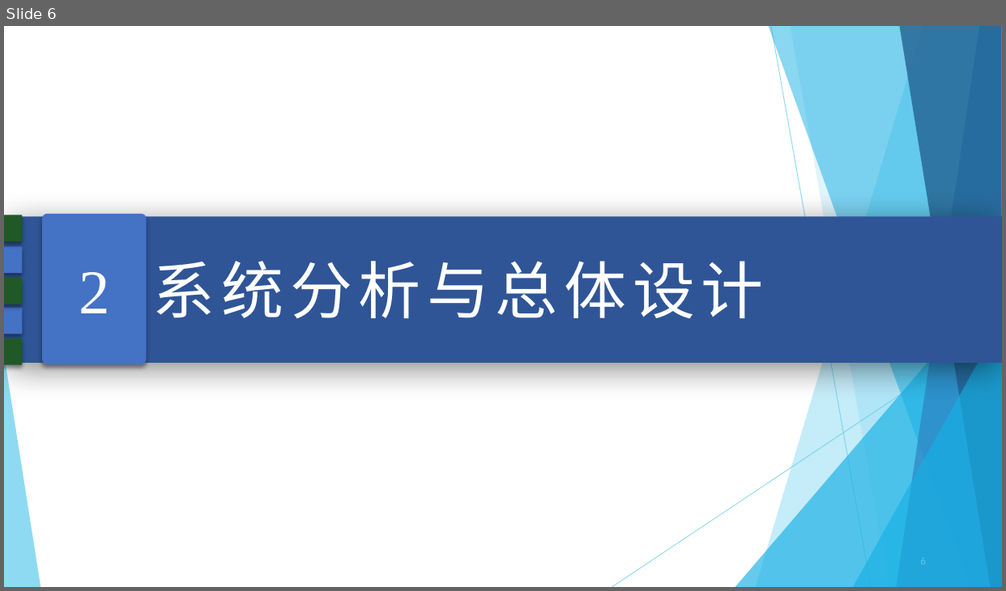
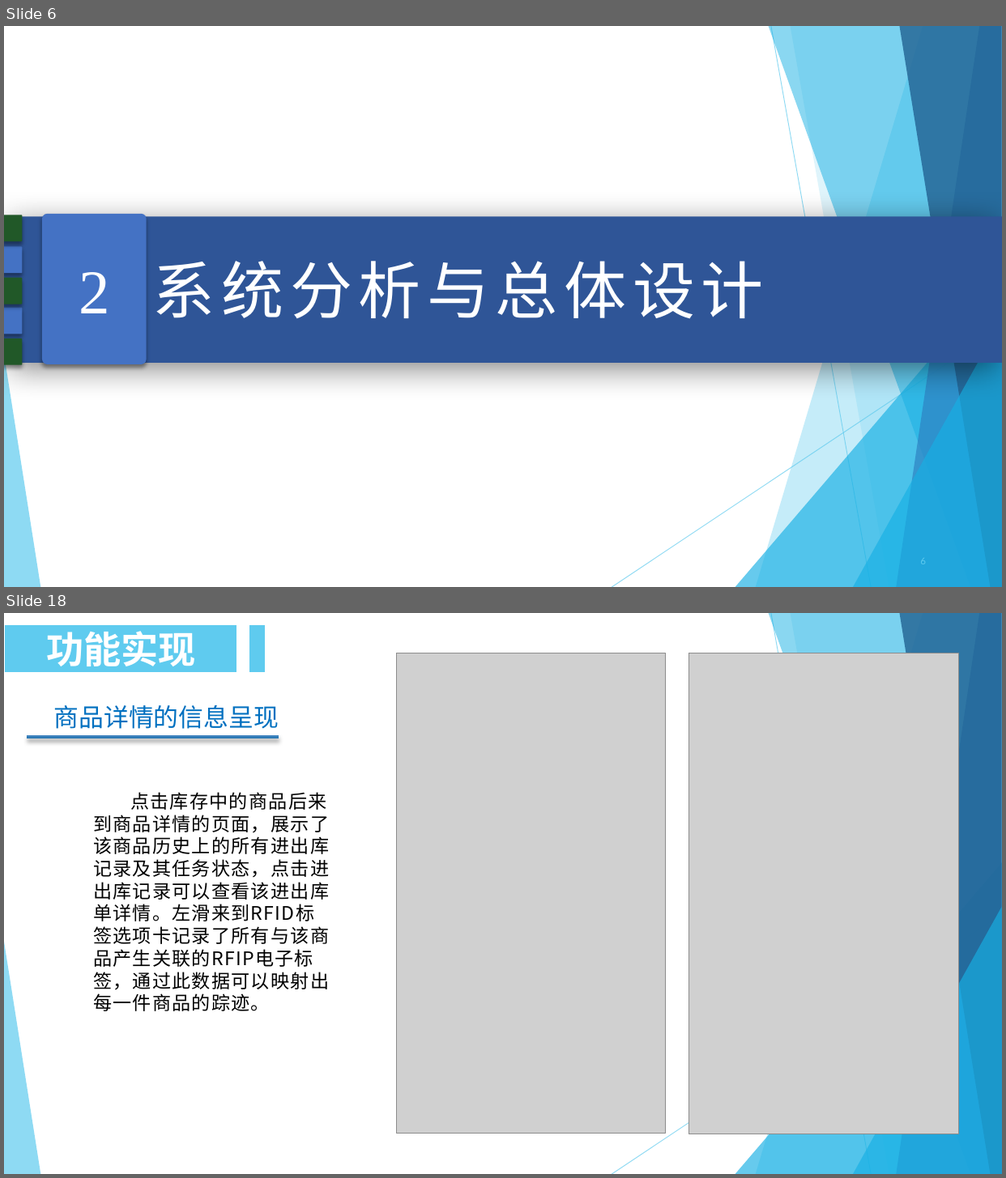
Before and after one commit to JASONPANGGO/RFID-repo, a slide deck: 答辩/彭梓浩毕业答辩PPT.pptx. Shown one above the other, each under a label of ours: slide 6 before the commit, slides 6 and 18 after it; the slides between them are not shown. The pictures are 1006x591 and 1006x1178 pixels, drawn with LibreOffice and Linux fonts; fonts in the diff are those of the drawing; grey boxes stand for pictures. Boxes give left, top, right and bottom in pixels: in the first picture for what was removed or moved away, otherwise in the second. Text is boxed around its words. In the diff, an @@ line names an element or a change of style, - is before the commit and + after.

```diff
--- a/答辩/彭梓浩毕业答辩PPT.pptx
+++ b/答辩/彭梓浩毕业答辩PPT.pptx
@@ slide 18 added at [4, 613, 1002, 1174], background #FFFFFF; not listed: 10 template elements that a slide beside it also shows @@
@@ rectangle added at [4, 624, 238, 674], fill #5FCBEF, outline #FFFFFF 2 pt, 36 pt, text #FFFFFF, bold @@
+功能实现
@@ rectangle added at [248, 624, 266, 674], fill #5FCBEF, outline #FFFFFF 2 pt @@
@@ picture added at [396, 653, 666, 1134] @@
@@ picture added at [689, 653, 958, 1135] @@
@@ text added at [54, 705, 279, 729], 24 pt, text #0070C0 @@
+商品详情的信息呈现
@@ rectangle added at [27, 735, 279, 739], fill gradient #4A8BC6 to #2A78B2 @@
@@ text added at [93, 792, 329, 1012], 18 pt, text #000000 @@
+点击库存中的商品后来到商品详情的页面，展示了该商品历史上的所有进出库记录及其任务状态，点击进出库记录可以查看该进出库单详情。左滑来到RFID标签选项卡记录了所有与该商品产生关联的RFIP电子标签，通过此数据可以映射出每一件商品的踪迹。
```
Also in this commit, not shown: 2 slides changed, 20 other slides added, 1 slide removed.
